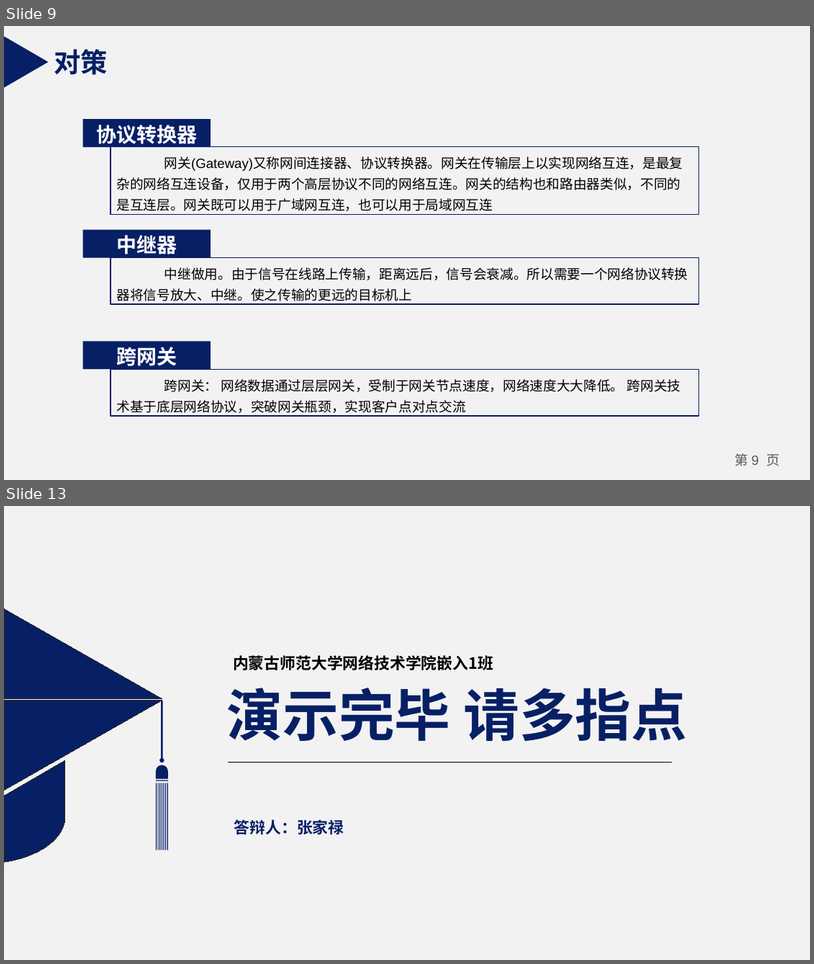
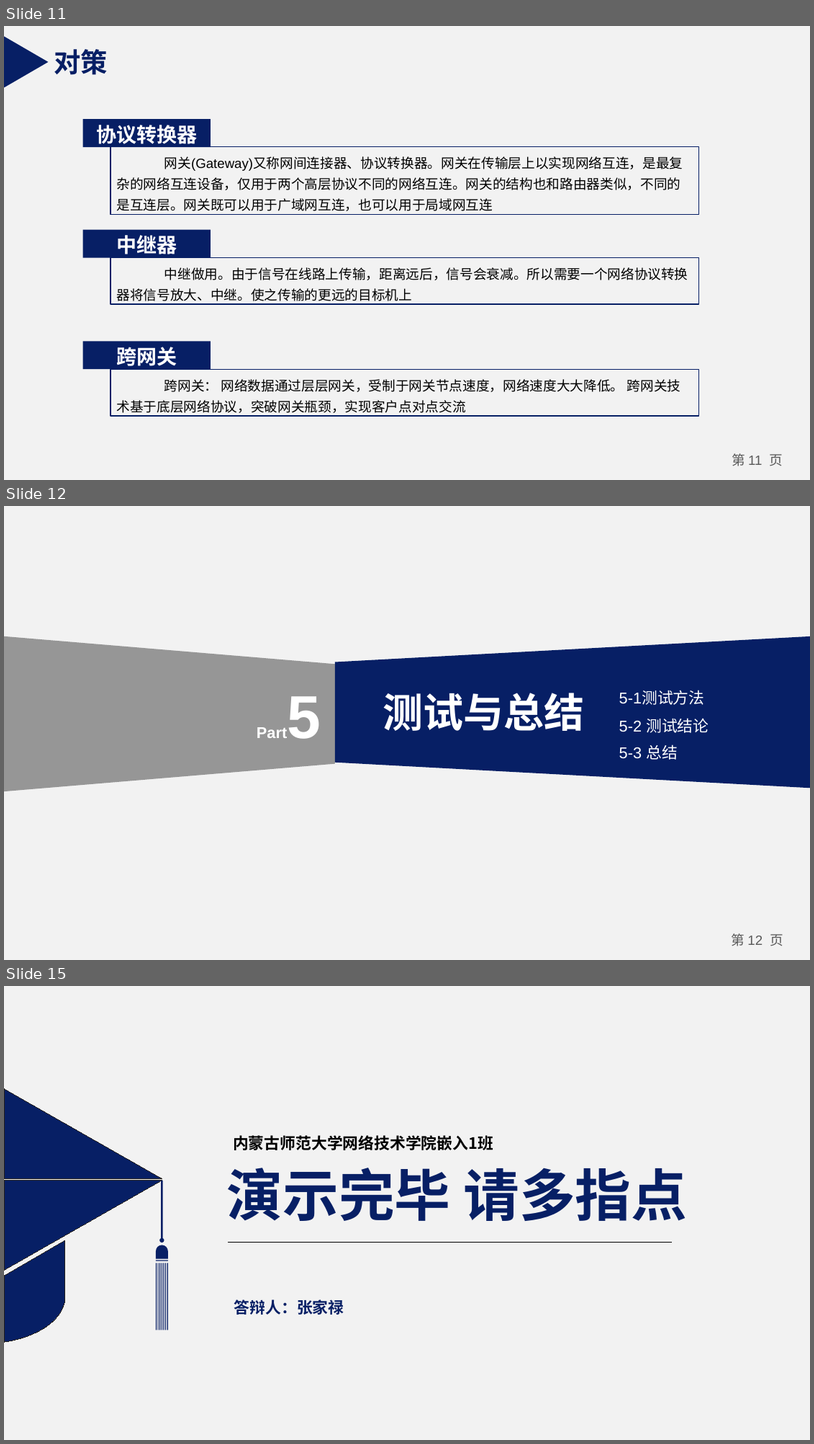
Before and after one commit to zhangjialu1996/20151104829-zjl, a slide deck: 20151104829-zjl-stm32协议转换设计与实现/20151104829张家禄-开题报告.pptx. Shown one above the other, each under a label of ours: slides 9 and 13 before the commit, slides 11, 12 and 15 after it; the slides between them are not shown. The pictures are 814x964 and 814x1444 pixels, drawn with LibreOffice and Linux fonts; fonts in the diff are those of the drawing. Boxes give left, top, right and bottom in pixels: in the first picture for what was removed or moved away, otherwise in the second. Text is boxed around its words. In the diff, an @@ line names an element or a change of style, - is before the commit and + after.

```diff
--- a/20151104829-zjl-stm32协议转换设计与实现/20151104829张家禄-开题报告.pptx
+++ b/20151104829-zjl-stm32协议转换设计与实现/20151104829张家禄-开题报告.pptx
@@ slide 12 added at [4, 506, 810, 960], background #F2F2F2; not listed: 1 template element that a slide beside it also shows @@
@@ trapezoid added at [4, 636, 335, 791], fill #808080 at 80% opacity @@
@@ trapezoid added at [335, 636, 810, 788], fill #071F65 @@
@@ text added at [251, 675, 327, 754], 14 pt, text #FFFFFF, bold @@
+Part5
@@ text added at [383, 692, 584, 731], 36 pt, text #FFFFFF, bold @@
+测试与总结
@@ text added at [620, 691, 705, 705], 14 pt, text #FFFFFF @@
+5-1测试方法
@@ text added at [620, 718, 709, 733], 14 pt, text #FFFFFF @@
+5-2 测试结论
@@ text added at [620, 744, 678, 759], 14 pt, text #FFFFFF @@
+5-3 总结
@@ what was slide 9 is now slide 11 @@
@@ page number at [732, 453, 784, 466]: text changed @@
-第 9 页
+第 11 页
@@ what was slide 13 is now slide 15 @@
```
Also in this commit, not shown: 4 slides changed, 4 other slides added, 3 slides removed, 1 other file.
